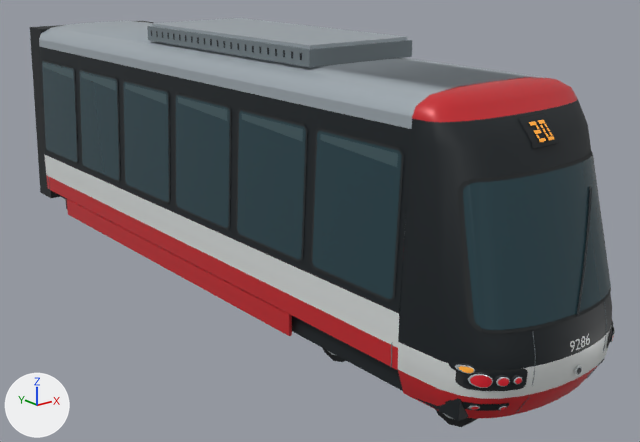
One commit to the glTF model assets/models/15t-c.glb: the scene before it, then after it.
The view is the same before and after, from a 50 mm lens placed at (-7.03, -9.87, 4.79), pointed at (0.5, -0.46, 1.03). Arrows for +X, +Y and +Z are at lower left; the lights stay in place. The first picture is the older version. Vertices at exactly the same position are counted once.

Objects in the first picture: '15t-c'.
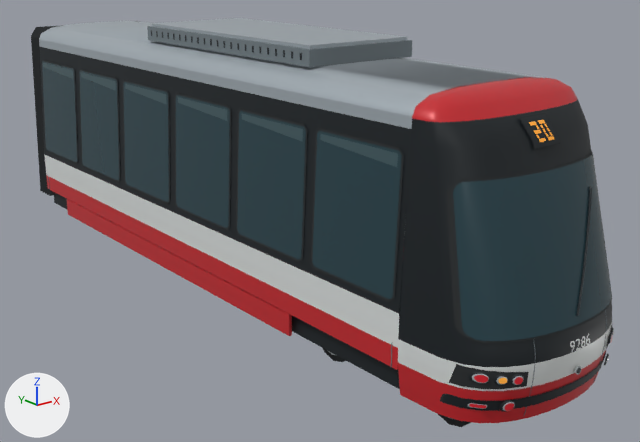
What differs and where, as boxes [x1, y1, x2, y2] in the pictures (640 x 442 px; the box of a moved part takes in the faces that stretch with it):
'15t-c', reshaped
    before: [30, 18, 615, 427]
    after: [31, 18, 614, 427]
part 1 of me_15t_c, moved or reshaped (not visible before)
    after: [493, 374, 508, 385]
part 2 of me_15t_c, moved or reshaped
    before: [493, 375, 510, 387]
    after: [467, 372, 490, 384]
part 3 of me_15t_c, rebuilt
    before: [30, 21, 154, 198]
    after: [31, 21, 138, 196]
part 4 of me_15t_c, added
    after: [443, 354, 606, 410]
part 5 of me_15t_c, added
    after: [440, 351, 606, 411]
part 6 of me_15t_c, added
    after: [499, 400, 515, 412]
part 7 of me_15t_c, added
    after: [469, 404, 487, 408]
part 8 of me_15t_c, deleted
    before: [449, 362, 507, 411]
part 9 of me_15t_c, built on
    before: [65, 152, 614, 421]
    after: [398, 152, 612, 423]
part 10 of me_15t_c, recoloured (black to dark cyan)
    before: [458, 181, 468, 282]
    after: [459, 182, 466, 334]

Diff of the bpy script that builds the scene:
```diff
--- a/assets/models/15t-c.glb.py
+++ b/assets/models/15t-c.glb.py
@@ me_15t_c @@
 # used by ob_15t_c; location = (0.0, 0.0, 0.0)
-me_15t_c.from_pydata(...)  # 3036 vertices, 3976 faces; spans x -1.24..1.31, y -5.23..5.7, z 0.0..3.69
+me_15t_c.from_pydata(...)  # 2862 vertices, 3736 faces; spans x -1.24..1.31, y -5.22..5.7, z 0.0..3.69
+# me_15t_c part 1: the loose piece of 38 vertices spanning x 0.77..0.87, y -4.98..-4.9, z 0.42..0.52 is multiplied about its middle by the matrix ((1.348, -0.032, -0.023), (-1.53, 1.008, 0.554), (0.023, -0.026, 1.31)), then moved by (-1.72, -0.04, 0.34)
+# me_15t_c part 2: the loose piece of 40 vertices spanning x -0.97..-0.83, y -5.04..-4.93, z 0.73..0.87 is multiplied about its middle by the matrix ((0.973, 0.014, -0.002), (-0.448, 1.093, 0.007), (0.003, 0.003, 0.965)), then moved by (-0.15, 0.15, 0.02)
+# me_15t_c part 3: the loose piece of 8 vertices spanning x -1.18..1.18, y 5.2..5.7, z 0.4..3.39 is rebuilt with 66 vertices and now spans x -1.2..1.2, y 5.2..5.7, z 0.43..3.39
+# me_15t_c part 4: a new loose piece of 78 vertices spanning x -1.17..1.17, y -5.17..-4.49, z 0.46..0.56, in mat_black (black #121b20)
+# me_15t_c part 5: a new loose piece of 78 vertices spanning x -1.18..1.18, y -5.17..-4.46, z 0.45..0.57, in mat_rubber (black #24282a)
+# me_15t_c part 6: a new loose piece of 38 vertices spanning x -0.88..-0.74, y -5.05..-4.96, z 0.44..0.58
+# me_15t_c part 7: a new loose piece of 28 vertices spanning x -1.08..-0.98, y -4.89..-4.76, z 0.49..0.53, in mat_tail (red #bc1826)
+# me_15t_c part 8: 9 loose pieces with 204 vertices, spanning x -1.19..1.19, y -4.98..5.56, z 0.42..3.39, are deleted
+# me_15t_c part 9: 89 vertices moved from x -1.23..1.23, y -5.21..-3.9, z 0.29..2.69 to x -1.23..1.23, y -5.21..-3.9, z 0.29..2.68; 667 vertices removed from x -1.18..1.18, y -5.21..5.66, z 0.31..3.39; 283 vertices added at x -1.18..1.18, y -5.22..3.2, z 0.32..3.0
+# me_15t_c part 10: 2 faces spanning x -1.12..-0.98, y -4.7..-4.43, z 1.25..2.68 switch from mat_rubber (black #24282a) to mat_glass (dark cyan #28454e)
+# other edits to the shape of me_15t_c do not show in these pictures
 me_15t_c.materials.append(mat_black)
```
